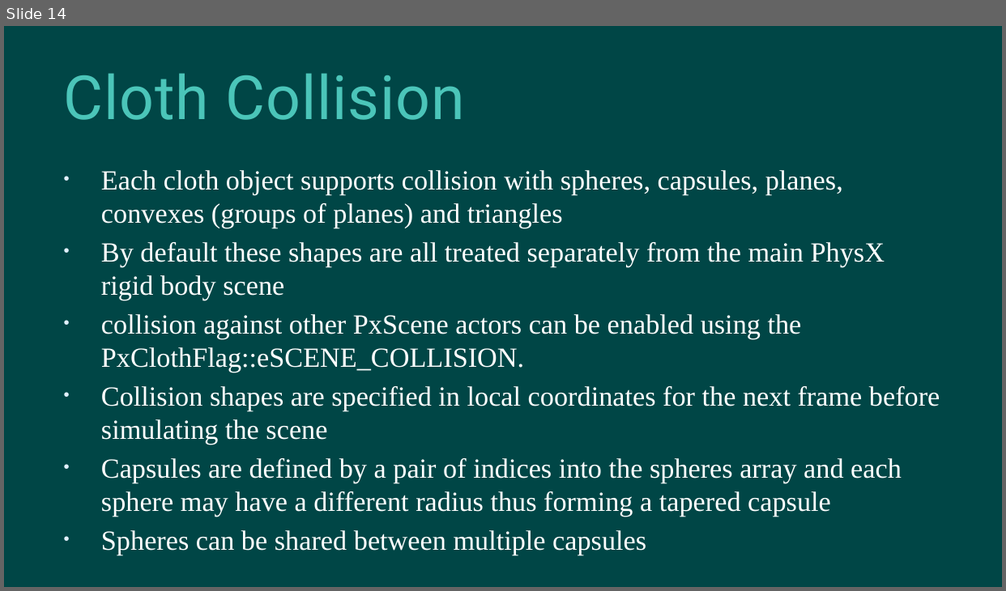
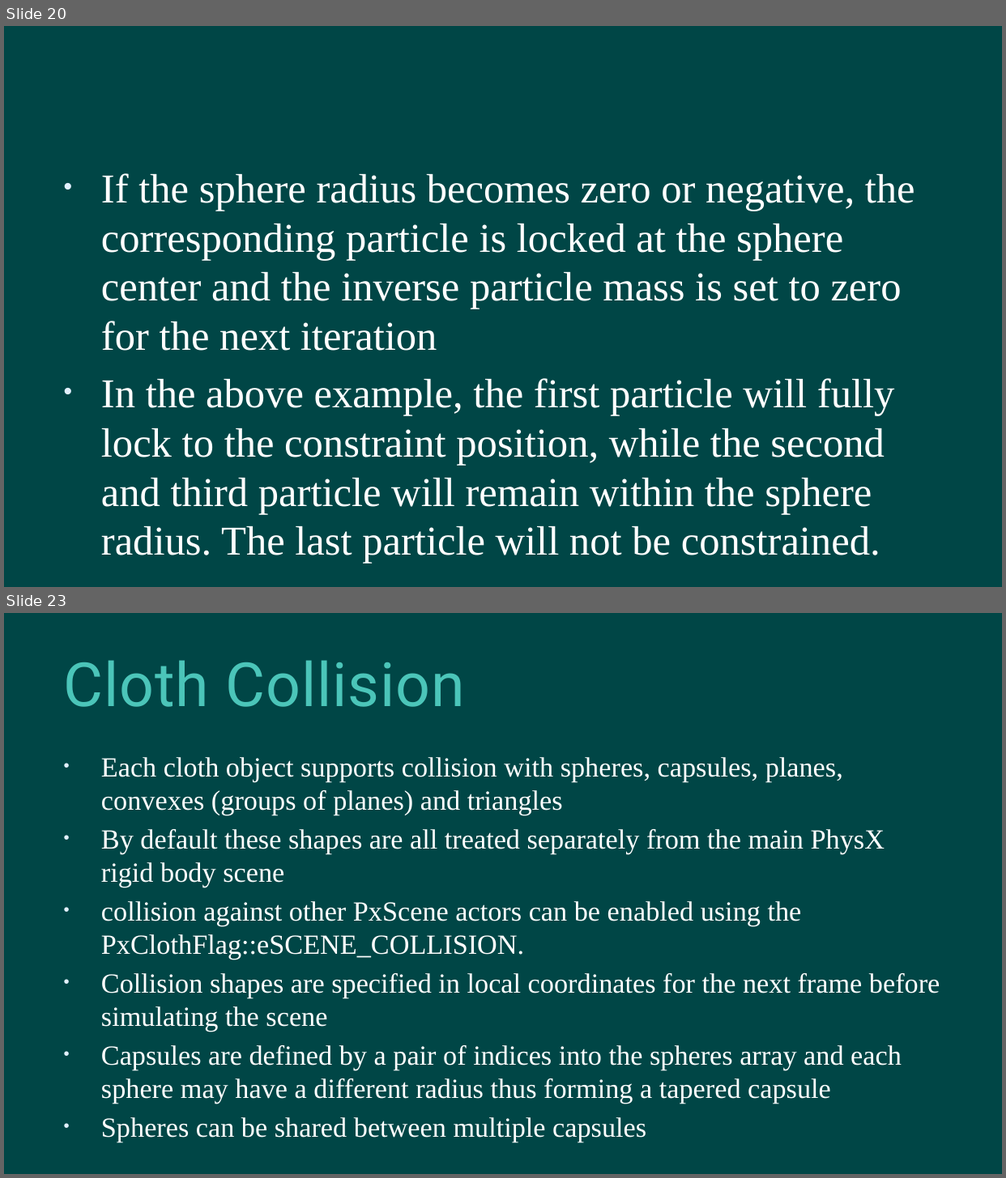
Before and after one commit to hanhonglei/Course_GamePhysics, a slide deck: Slides/9 布料 new/布料.pptx. Shown one above the other, each under a label of ours: slide 14 before the commit, slides 20 and 23 after it; the slides between them are not shown. The pictures are 1006x591 and 1006x1178 pixels, drawn with LibreOffice and Linux fonts; fonts in the diff are those of the drawing; background and template pictures are left out. Boxes give left, top, right and bottom in pixels: in the first picture for what was removed or moved away, otherwise in the second. Text is boxed around its words. In the diff, an @@ line names an element or a change of style, - is before the commit and + after.

```diff
--- a/Slides/9 布料 new/布料.pptx
+++ b/Slides/9 布料 new/布料.pptx
@@ slide 20 added at (4, 26, 1002, 587), background #004646 @@
@@ text added at (101, 173, 915, 564), 29.6 pt, text #FFFFFF @@
+• If the sphere radius becomes zero or negative, the corresponding particle is locked at the sphere center and the inverse particle mass is set to zero for the next iteration
+• In the above example, the first particle will fully lock to the constraint position, while the second and third particle will remain within the sphere radius. The last particle will not be constrained.
@@ what was slide 14 is now slide 23 @@
```
Also in this commit, not shown: 4 slides changed, 10 other slides added, 2 slides removed, 13 other files.
